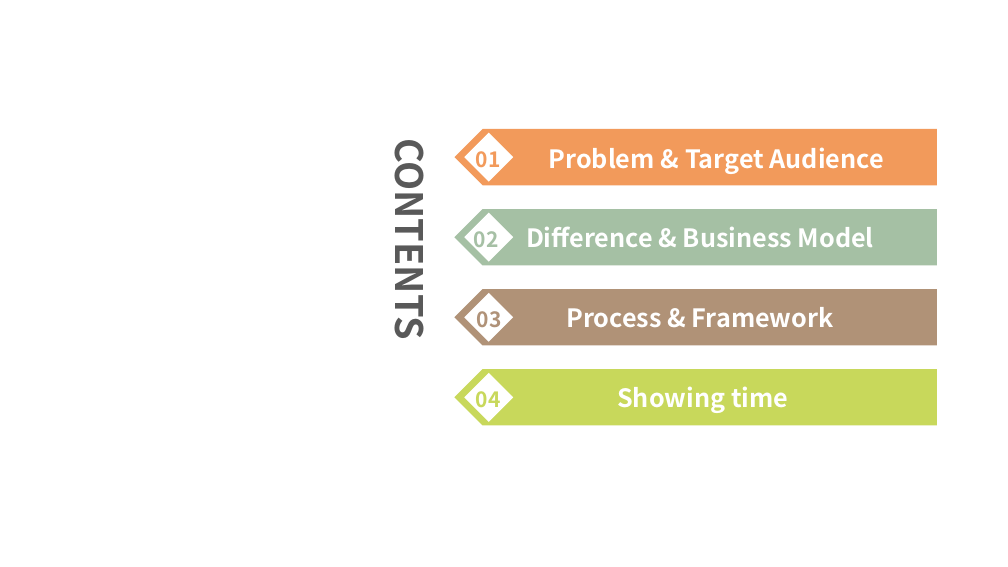
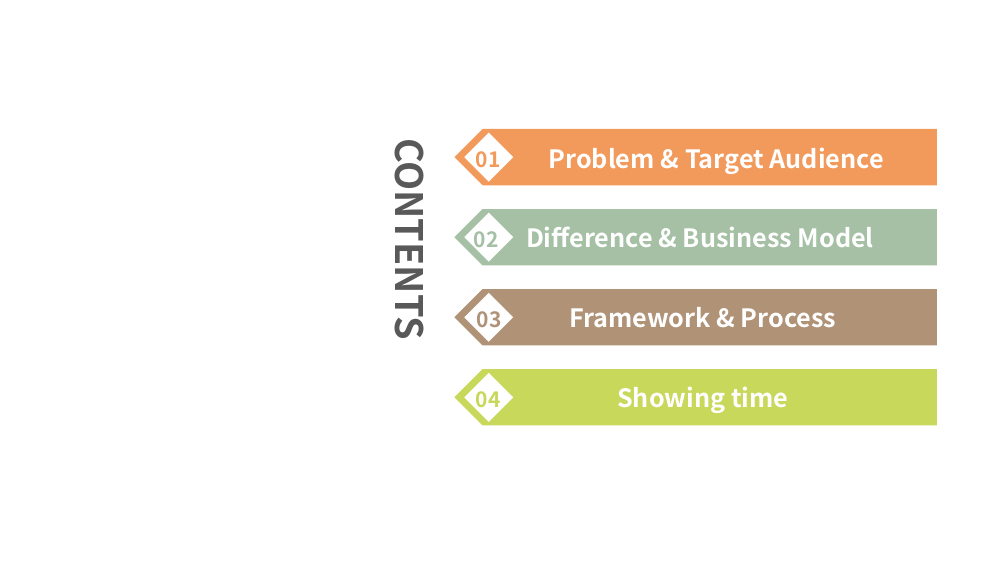
Before and after one commit to uts-ios-dev/project3-group-16, a slide deck: slide 2 of PresentationSlides.pptx. Drawn at 1008x567 pixels with LibreOffice and Linux fonts; fonts in the diff are those of the drawing; background and template pictures are left out. Boxes give left, top, right and bottom in pixels: in the first picture for what was removed or moved away, otherwise in the second. Text is boxed around its words. In the diff, an @@ line names an element or a change of style, - is before the commit and + after.

```diff
--- a/PresentationSlides.pptx
+++ b/PresentationSlides.pptx
@@ text in pentagon arrow at [569, 307, 836, 328]: text changed @@
-Process & Framework
+Framework & Process
```
Also in this commit, not shown: 3 other slides changed.
